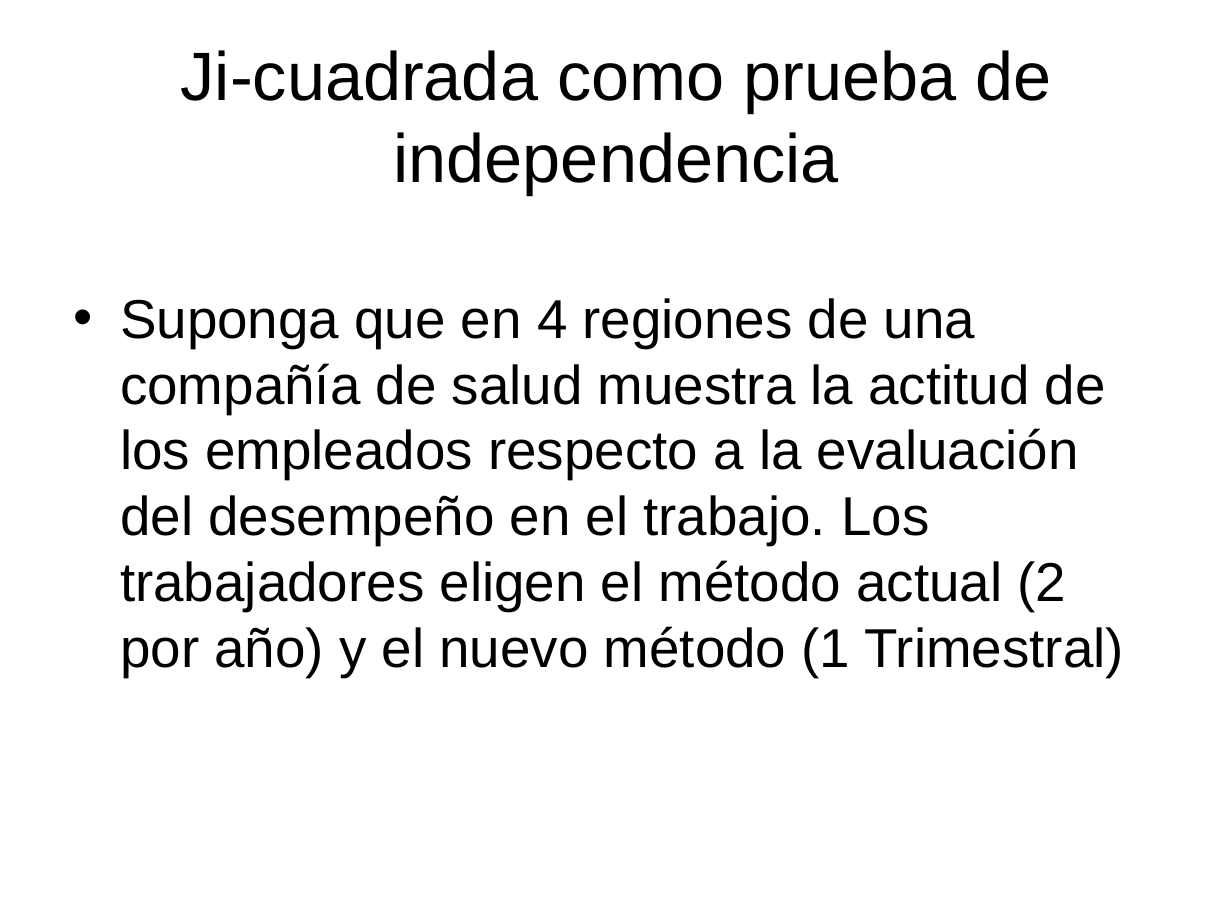
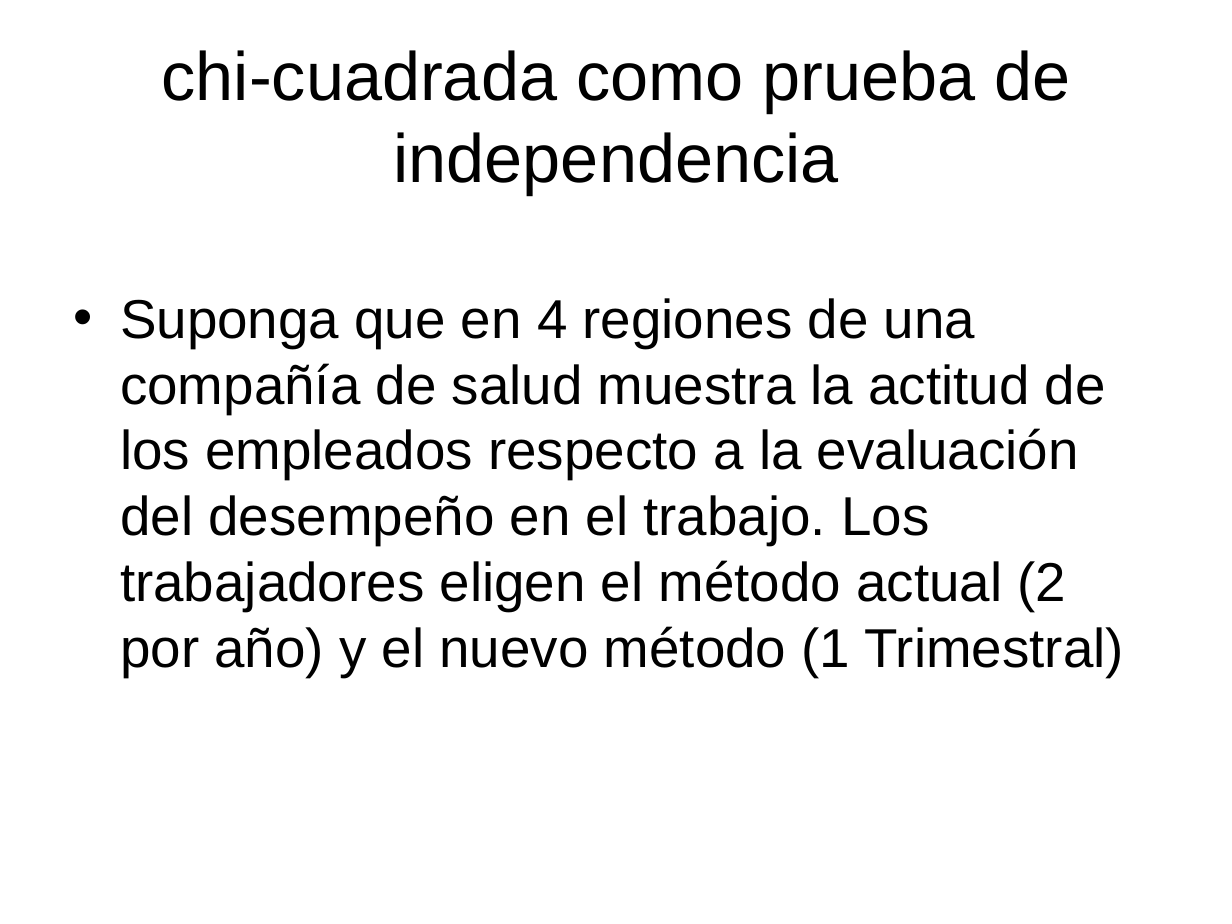
Before and after one commit to joseraulgallardo97/SimulacionProcesosFinancieros2018-I, a slide deck: slide 4 of TEMA-2/Clase15_Bondad_Ajuste.ppt (slide 3 before the commit). Drawn at 1232x924 pixels with LibreOffice and Linux fonts; fonts in the diff are those of the drawing. Boxes give left, top, right and bottom in pixels: in the first picture for what was removed or moved away, otherwise in the second. Text is boxed around its words. In the diff, an @@ line names an element or a change of style, - is before the commit and + after.

```diff
--- a/TEMA-2/Clase15_Bondad_Ajuste.ppt
+++ b/TEMA-2/Clase15_Bondad_Ajuste.ppt
@@ title at <box>162,50,1070,194</box>: text changed @@
-Ji-cuadrada como prueba de independencia
+chi-cuadrada como prueba de independencia
```
Also in this commit, not shown: 11 other slides changed, 1 slide added, 1 other file.
